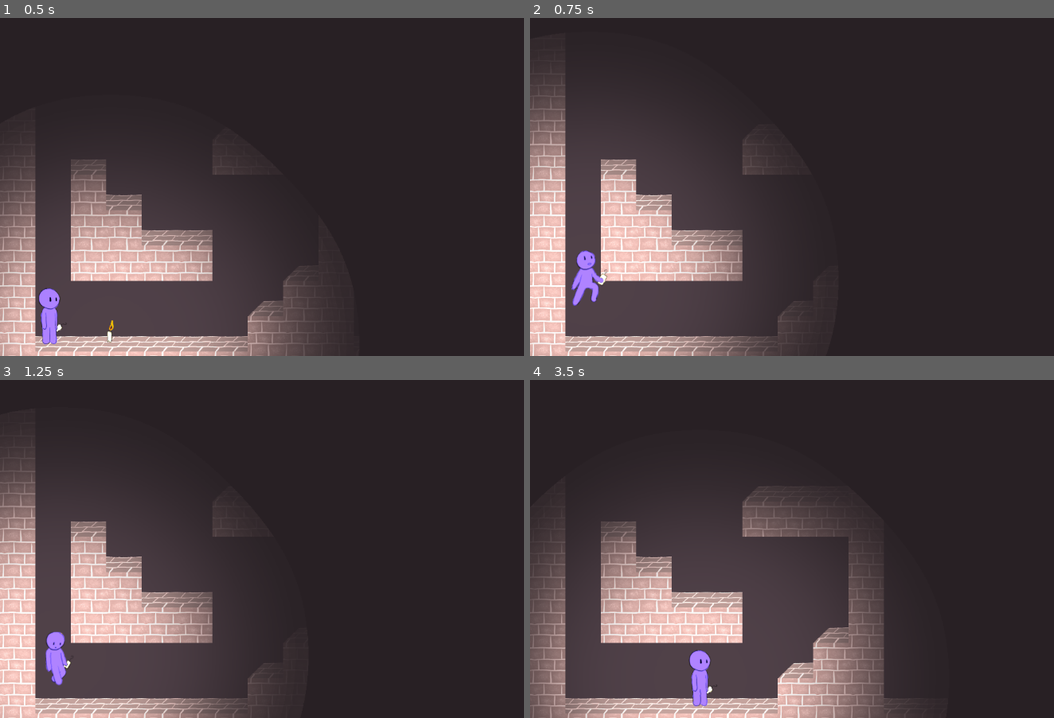
Above: before the commit, frames 1-4 (two rows, left to right).
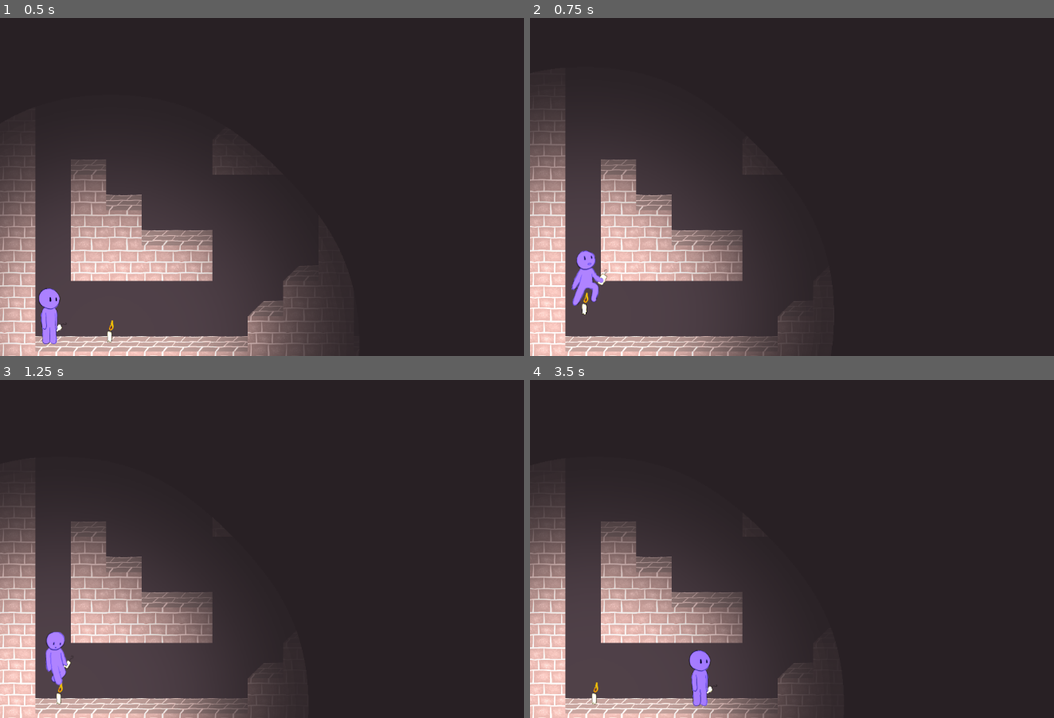
Above: after the commit, the same moments.

Repository: isaacwkm/csgd-capstone-project
Game: Godot game, scene res://scenes/world.tscn
Same seed, same stepped clock (60 frames per second), same inputs: the game is played once before the commit and once after it.
Inputs:
- Up to frame 1 (0.5 s): no input
- Up to frame 2 (0.75 s): tap Enter (ui_accept) at 0.5 s; hold D from 0.53 s (still down); hold E from 0.53 s (still down)
- Up to frame 3 (1.25 s): keep holding D; keep holding E; tap Enter (ui_accept) at 0.77 s
- Up to frame 4 (3.5 s): release E at 1.28 s; tap E at 1.35, 2.85 s; tap Enter (ui_accept) at 1.52, 3.02 s; release D at 2.03 s; hold A 2.03-2.78 s; hold E 2.03-2.78 s; hold D from 2.78 s (still down)

Frame 1 is identical in both runs. In frame 2, 5.5% of the frame differs, in the area x 0-49%, y 12-100%; in frame 3, 8.6%; in frame 4, 21%, in the area x 0-75%, y 31-100%.

Commit message:
Enable dropping the candle when held.

Diff:
--- a/objects/candle.gd
+++ b/objects/candle.gd
@@ -14,6 +14,10 @@
 
 func _input(event: InputEvent) -> void:
 	if(Input.is_key_pressed(KEY_E)):
-		if get_node("../PlayerCharacter").canPick == true:
-			picked = true
-			get_node("../PlayerCharacter").canPick = false
+		if picked:
+			picked = false
+			get_node("../PlayerCharacter").canPick = true
+		else:
+			if get_node("../PlayerCharacter").canPick == true:
+				picked = true
+				get_node("../PlayerCharacter").canPick = false
